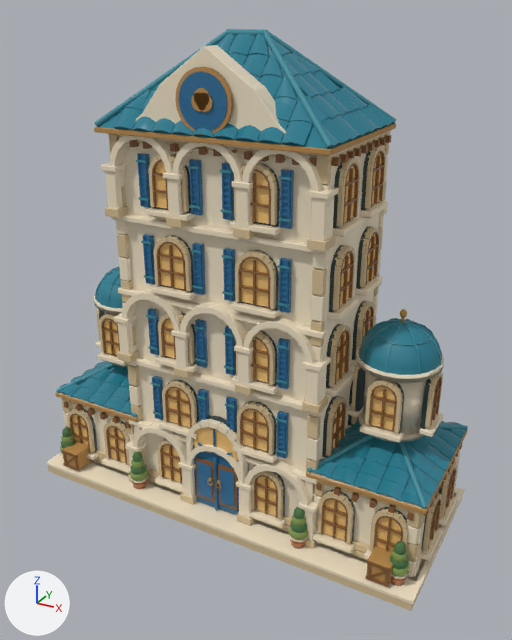
A saved change to the Blender file art/blender-city/models/harbor/finance_3/source.blend.
Rendered twice from a 50 mm camera at (1.71, -3.05, 2.58) aimed at (0.06, -0.05, 1.09). Every picture has the same lights, and +X, +Y and +Z are marked at lower left. The older version comes first.

Before the edit, the objects in view are built like this:
```python
me_harbor_finance_3_mesh = bpy.data.meshes.new('harbor_finance_3_mesh')
me_harbor_finance_3_mesh.from_pydata(...)  # 43016 vertices, 33482 faces; spans x -1.14..1.14, y -0.51..0.51, z 0.0..2.5
# faces by material slot: [31902, 780, 800]
me_harbor_finance_3_mesh.materials.append(mat_harbor_finance_3___solid)
me_harbor_finance_3_mesh.materials.append(mat_harbor_finance_3___warm_window_glass)
me_harbor_finance_3_mesh.materials.append(mat_harbor_finance_3___water_foliage)
ob_harbor_finance_3_geometry = bpy.data.objects.new('harbor_finance_3_geometry', me_harbor_finance_3_mesh)
ob_harbor_finance_3_geometry.parent = ob_harbor_finance_3
ob_harbor_finance_3_geometry.location = (0.0, 0.0, 0.0)
```
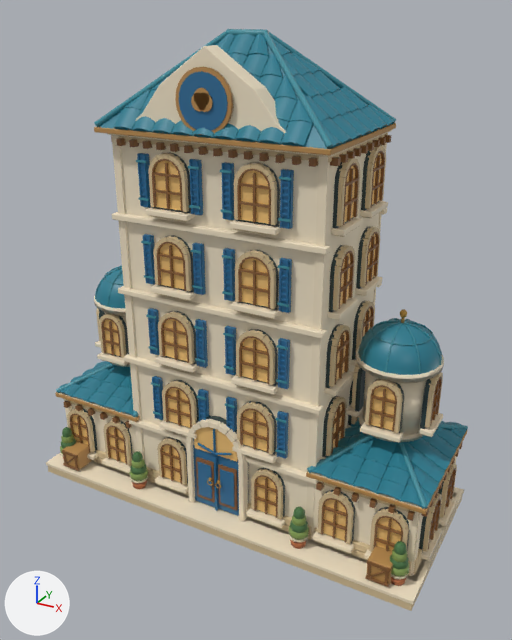
The change, as a diff of the scene's bpy script:
```diff
--- a/art/blender-city/models/harbor/finance_3/source.blend.py
+++ b/art/blender-city/models/harbor/finance_3/source.blend.py
@@ me_harbor_finance_3_mesh @@
 # used by ob_harbor_finance_3_geometry; parent = ob_harbor_finance_3; location = (0.0, 0.0, 0.0)
-me_harbor_finance_3_mesh.from_pydata(...)  # 43016 vertices, 33482 faces; spans x -1.14..1.14, y -0.51..0.51, z 0.0..2.5
+me_harbor_finance_3_mesh.from_pydata(...)  # 38872 vertices, 29190 faces; spans x -1.14..1.14, y -0.51..0.51, z 0.0..2.5
+# me_harbor_finance_3_mesh part 1: 204 loose pieces with 3456 vertices, spanning x -1.1..1.1, y -0.42..0.39, z 0.07..2.07, are deleted
+# me_harbor_finance_3_mesh part 2: 26 vertices moved within x -1.1..1.09, y -0.4..0.42, z 0.07..2.04; 780 vertices removed from x -1.1..1.1, y -0.41..0.39, z 0.07..2.04; 92 vertices added at x -1.09..1.09, y -0.36..0.37, z 0.07..2.04
+# me_harbor_finance_3_mesh part 3: 28660 kept faces spanning x -1.14..1.14, y -0.51..0.51, z 0.0..2.5 get new texture (UV) coordinates
 me_harbor_finance_3_mesh.materials.append(mat_harbor_finance_3___solid)
```

Changed parts and their boxes [x1, y1, x2, y2] in the pictures (512 x 640 px):
part 1 of me_harbor_finance_3_mesh, deleted: before [63, 135, 460, 561]
part 2 of me_harbor_finance_3_mesh, cut back (mostly hidden): before [61, 132, 461, 577]; after [64, 135, 457, 576]
part 3 of me_harbor_finance_3_mesh, surface changed: [59, 29, 462, 586] in both
